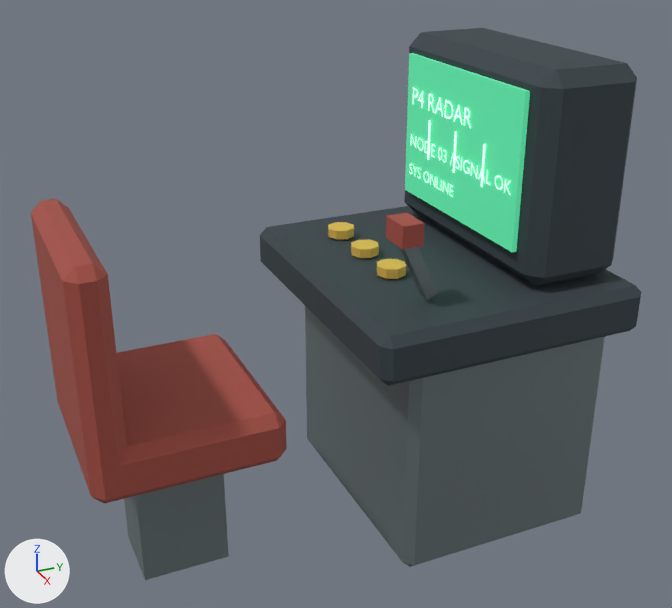
Two versions of the FBX model DeadRailGame/Assets/_Dev_A/Models/Props/DeadRail_Radar_Console.fbx, one commit apart.
One viewpoint serves both versions: a camera (50 mm lens) standing at (2.241, -1.378, 1.828) and looking at (0.004, -0.372, 0.71). Arrows for +X, +Y and +Z are at lower left; the lights stay in place. The picture after the commit comes second. Where no turn or scale is listed for an object, it has been applied to the vertices.

Names of what the first picture shows: 'CRT_Housing.007', 'CRT_Screen.007', 'Console_Base.007', 'Console_Desk.007', 'Lever.007', 'Lever_Grip.007', 'Operator_Seat.007', 'Seat_Back.007', 'Seat_Pedestal.007' and 9 more.
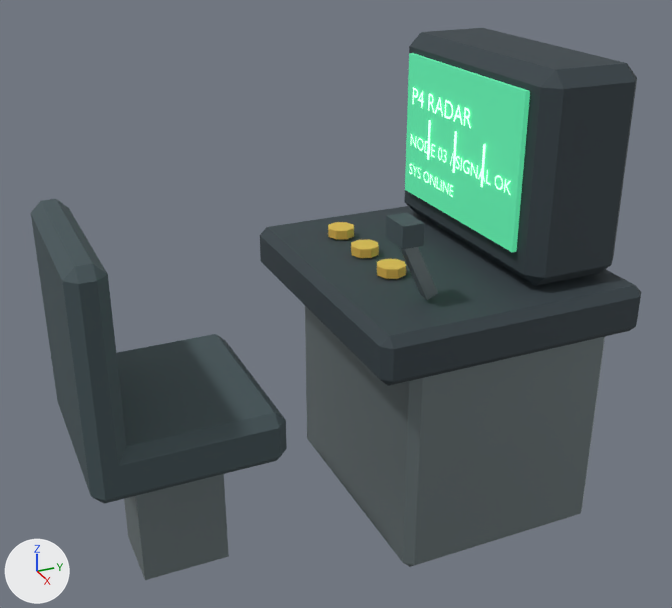
Changed parts and their boxes [x1, y1, x2, y2] in the pictures (672 x 608 px):
'Operator_Seat.007', recoloured
    both: [54, 334, 287, 504]
'Seat_Back.007', recoloured
    both: [31, 199, 127, 470]
'Lever_Grip.007', recoloured (red to greyish cyan)
    both: [386, 213, 424, 249]

The change in detail:
Material 'DeadRail_LowPoly_Paint_Faded_Red' (mat_deadrail_lowpoly_paint_faded_red) is new.
Its base color is (0.055, 0.085, 0.095) (greyish cyan #425257).
Its roughness is 0.78.
me_seat_back_mesh_009 has 24 vertices, 44 faces and spans x -0.285..0.285, y -0.05..0.05, z -0.275..0.275.
me_seat_back_mesh_009 no longer uses material mat_deadrail_lowpoly_002_paint_faded_red (red #a44d42).
me_seat_back_mesh_009 gains material mat_deadrail_lowpoly_paint_faded_red (greyish cyan #425257).
me_operator_seat_mesh_009 has 24 vertices, 44 faces and spans x -0.285..0.285, y -0.26..0.26, z -0.075..0.075.
me_operator_seat_mesh_009 no longer uses material mat_deadrail_lowpoly_002_paint_faded_red (red #a44d42).
me_operator_seat_mesh_009 gains material mat_deadrail_lowpoly_paint_faded_red (greyish cyan #425257).
me_lever_grip_mesh_009 has 8 vertices, 12 faces and spans x -0.045..0.045, y -0.03..0.03, z -0.03..0.03.
me_lever_grip_mesh_009 no longer uses material mat_deadrail_lowpoly_002_paint_faded_red (red #a44d42).
me_lever_grip_mesh_009 gains material mat_deadrail_lowpoly_paint_faded_red (greyish cyan #425257).
